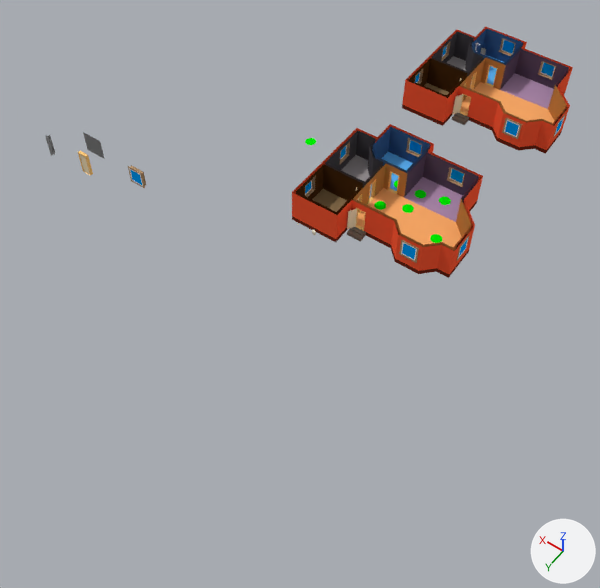
What one commit did to the Blender file Assets/Models/house[IMPORTER]/house_master.blend.
Before and after are seen from a 50 mm lens placed at (-21.2, 42.3, 48.8), pointed at (2.6, 8.9, -3.6). Arrows for +X, +Y and +Z are at lower right; the lights stay in place.

Before the edit, the objects in view are built like this:
```python
ob_asdasd = bpy.data.objects.new('asdasd', me_asdasd)
ob_asdasd.location = (0.0, 0.0, 0.0)
ob_circle_001 = bpy.data.objects.new('Circle.001', me_circle_001)
ob_circle_001.location = (-3.0, -3.5, 0.01)
ob_circle_004 = bpy.data.objects.new('Circle.004', me_circle_004)
ob_circle_004.location = (4.0, 0.0, 0.01)
ob_circle_006 = bpy.data.objects.new('Circle.006', me_circle_006)
ob_circle_006.location = (-1.0, -3.0, 0.01)
ob_house = bpy.data.objects.new('house', me_house)
ob_house.location = (0.0, -17.0, 0.0)
ob_plane_020 = bpy.data.objects.new('Plane.020', me_plane_110)
ob_plane_020.location = (6.0, -2.0, 0.86)
ob_plane_021 = bpy.data.objects.new('Plane.021', me_plane_111)
ob_plane_021.location = (6.0, 3.0, 0.86)
ob_plane_022 = bpy.data.objects.new('Plane.022', me_plane_112)
ob_plane_022.location = (6.0, 3.0, 0.86)
```
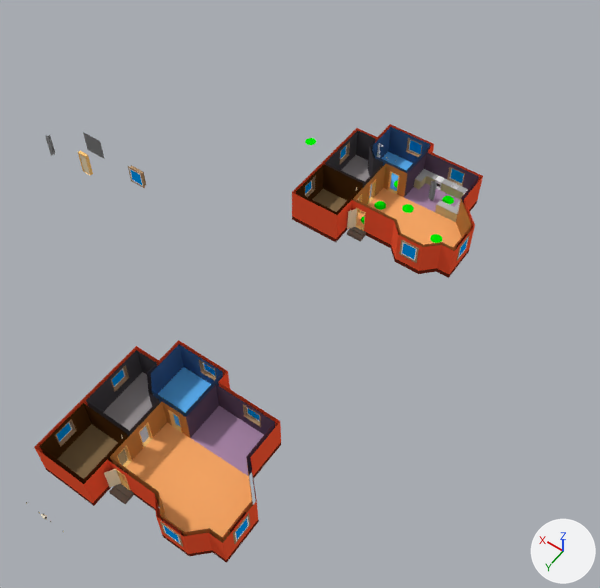
Where the newer file only moved an object's origin or applied its transform, the numbers keep the older frame.

Location of each change, [x1, y1, x2, y2] in pixels of the pictures (600 x 588 px):
'asdasd', moved: before [292, 124, 483, 278]; after [34, 340, 281, 563]
'house', moved: before [402, 26, 573, 154]; after [292, 124, 483, 278]
'counters', added: after [414, 169, 468, 222]
'Circle.004', reshaped (not visible before): after [361, 180, 454, 243]
'Plane.008', moved: before [347, 209, 357, 229]; after [104, 469, 121, 487]
'Plane.010', moved: before [401, 242, 417, 261]; after [162, 524, 180, 544]
'Plane.015', moved: before [450, 168, 464, 184]; after [247, 408, 260, 422]
'Plane.016', moved: before [447, 167, 465, 187]; after [243, 405, 261, 427]
'Plane.021', moved: before [305, 177, 315, 197]; after [55, 420, 77, 447]
'Plane.018', moved: before [408, 140, 422, 155]; after [203, 363, 215, 376]
'Plane.013', moved: before [458, 239, 468, 258]; after [235, 517, 249, 541]
'Plane.047', moved: before [368, 179, 376, 204]; after [139, 423, 153, 448]
'Plane.022', moved: before [305, 180, 312, 195]; after [56, 423, 72, 442]
'Plane.020', moved: before [339, 142, 350, 165]; after [111, 365, 129, 391]
'Plane.044', moved: before [388, 171, 399, 194]; after [168, 410, 182, 432]
'Plane.017', moved: before [406, 138, 422, 157]; after [199, 360, 216, 381]
'Plane.011', moved: before [399, 240, 419, 263]; after [160, 521, 183, 547]
'Plane.019', moved: before [340, 145, 347, 160]; after [112, 369, 125, 387]
'Plane.014', moved: before [356, 208, 366, 231]; after [114, 465, 131, 491]
'Plane.012', moved: before [456, 235, 470, 261]; after [233, 513, 250, 544]
'Plane.048', moved: before [358, 194, 362, 215]; after [117, 445, 132, 468]
'Circle.001', deleted: before [439, 196, 451, 205]
'Circle.006', deleted: before [415, 190, 426, 198]
'oven', added: after [435, 176, 445, 190]
part 1 of me_circle_004, added: after [442, 196, 454, 204]

What changed in the scene script:
```text
Change me_circle_004:
    where me_circle_004.from_pydata(...)  # 9 vertices, 8 faces; spans x -0.5..0.5, y -0.5..0.5, z 0.0
    me_circle_004 part 1: the loose piece of 9 vertices spanning x -0.5..0.5, y -0.5..0.5, z 0.0 is copied, and the copy is moved by (-7.19, -3.75, 0.0); it spans x -7.69..-6.69, y -4.25..-3.25, z 0.0
Change ob_house:
    ob_house.location: (0.0, -17.0, 0.0) -> (0.0, 0.0, 0.0)
Remove ob_circle_006:
    ob_circle_006 = bpy.data.objects.new('Circle.006', me_circle_006)
Remove ob_circle_001:
    ob_circle_001 = bpy.data.objects.new('Circle.001', me_circle_001)
Change ob_asdasd:
    ob_asdasd.location: (0.0, 0.0, 0.0) -> (0.0, 27.0, 0.0)
Change ob_plane_022:
    ob_plane_022.location: (6.0, 3.0, 0.86) -> (6.0, 30.0, 0.86)
Change ob_plane_021:
    ob_plane_021.location: (6.0, 3.0, 0.86) -> (6.0, 30.0, 0.86)
Change ob_plane_020:
    ob_plane_020.location: (6.0, -2.0, 0.86) -> (6.0, 25.0, 0.86)
Change ob_plane_019:
    ob_plane_019.location: (6.0, -2.0, 0.86) -> (6.0, 25.0, 0.86)
Change ob_plane_018:
    ob_plane_018.location: (1.5, -6.0, 0.86) -> (1.5, 21.0, 0.86)
Change ob_plane_017:
    ob_plane_017.location: (1.5, -6.0, 0.86) -> (1.5, 21.0, 0.86)
Change ob_plane_016:
    ob_plane_016.location: (-3.0, -5.0, 0.86) -> (-3.0, 22.0, 0.86)
Change ob_plane_015:
    ob_plane_015.location: (-3.0, -5.0, 0.86) -> (-3.0, 22.0, 0.86)
Change ob_plane_013:
    ob_plane_013.location: (-7.0, 1.5, 0.86) -> (-7.0, 28.5, 0.86)
Change ob_plane_012:
    ob_plane_012.location: (-7.0, 1.5, 0.86) -> (-7.0, 28.5, 0.86)
Change ob_plane_011:
    ob_plane_011.location: (-4.0, 4.0, 0.86) -> (-4.0, 31.0, 0.86)
Change ob_plane_010:
    ob_plane_010.location: (-4.0, 4.0, 0.86) -> (-4.0, 31.0, 0.86)
Change ob_plane_048:
    ob_plane_048.location: (2.0, 2.0, 0.03) -> (2.0, 29.0, 0.03)
Change ob_plane_047:
    ob_plane_047.location: (2.0, 0.0, 0.03) -> (2.0, 27.0, 0.03)
Change ob_plane_044:
    ob_plane_044.location: (1.0, -2.0, 0.03) -> (1.0, 25.0, 0.03)
Change ob_plane_014:
    ob_plane_014.location: (1.0, 3.0, 0.03) -> (1.0, 30.0, 0.03)
Change ob_plane_008:
    ob_plane_008.location: (1.37, 3.09, 0.03) -> (1.37, 30.09, 0.03)
Add ob_oven:
    ob_oven = bpy.data.objects.new('oven', me_oven)  # 84 vertices, 78 faces; spans x -0.3..0.3, y 0.0..0.59, z 0.0..0.92; in mat_oven_01_material (white #ffffff), mat_oven_02_material (black #414141)
    ob_oven.location = (-1.8, -4.88, 0.0)
Add ob_counters:
    ob_counters = bpy.data.objects.new('counters', me_counters)  # 203 vertices, 218 faces; spans x -2.88..1.88, y -1.88..1.08, z 0.0..0.92; in mat_sink_01_material (light grey #dfdfdf), mat_counter_01_material (grey #b8b8b8), mat_counter_02_material (beige #cec393); modifiers EDGE_SPLIT
    ob_counters.location = (-2.0, -3.0, 0.0)
```
